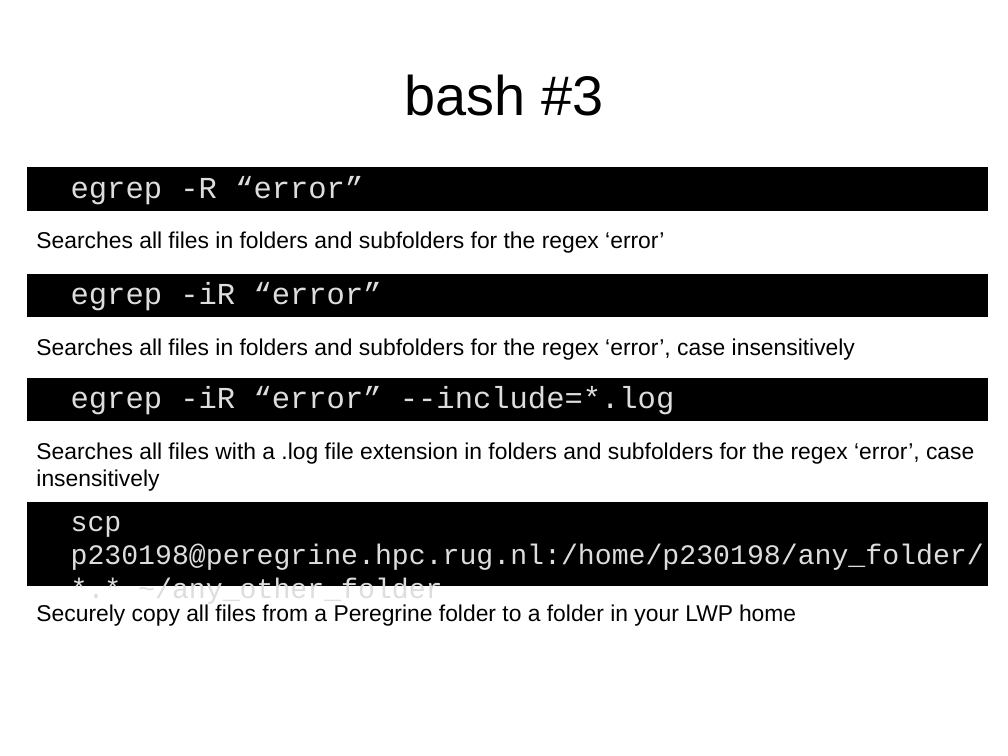
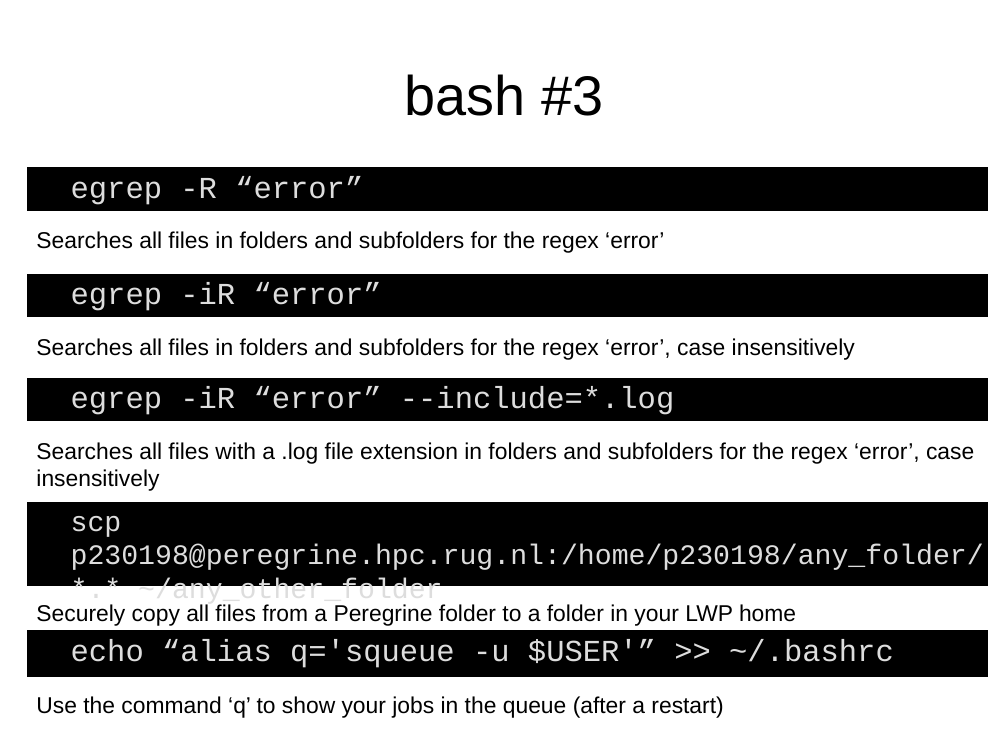
Before and after one commit to richelbilderbeek/peregrine, a slide deck: slide 22 of setting_up_a_pipeline.odp. Drawn at 1008x756 pixels with LibreOffice and Linux fonts; fonts in the diff are those of the drawing. Boxes give left, top, right and bottom in pixels: in the first picture for what was removed or moved away, otherwise in the second. Text is boxed around its words. In the diff, an @@ line names an element or a change of style, - is before the commit and + after.

Commit message:
Added aliasing trick

```diff
--- a/setting_up_a_pipeline.odp
+++ b/setting_up_a_pipeline.odp
@@ text added at (27, 631, 988, 677), fill #000000, outline #000000 0 pt, 24 pt, text #DDDDDD @@
+echo “alias q='squeue -u $USER'” >> ~/.bashrc
@@ text added at (36, 696, 723, 718), 18 pt, text #000000 @@
+Use the command ‘q’ to show your jobs in the queue (after a restart)
```
Also in this commit, not shown: 1 other file.
